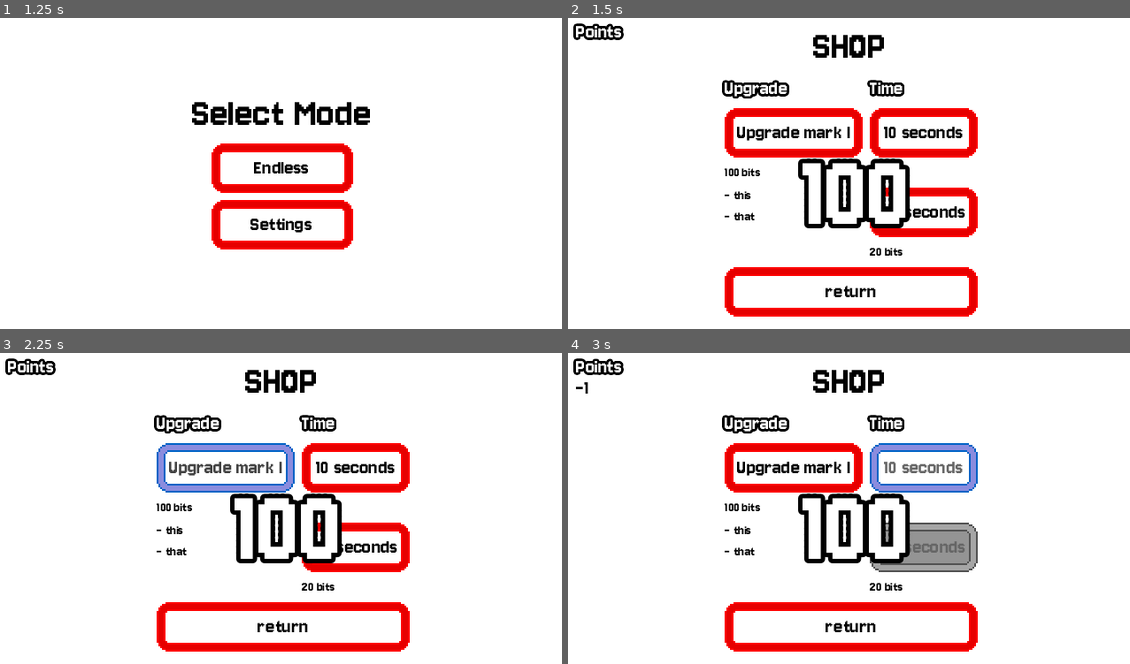
Above: before the commit, frames 1-4 (two rows, left to right).
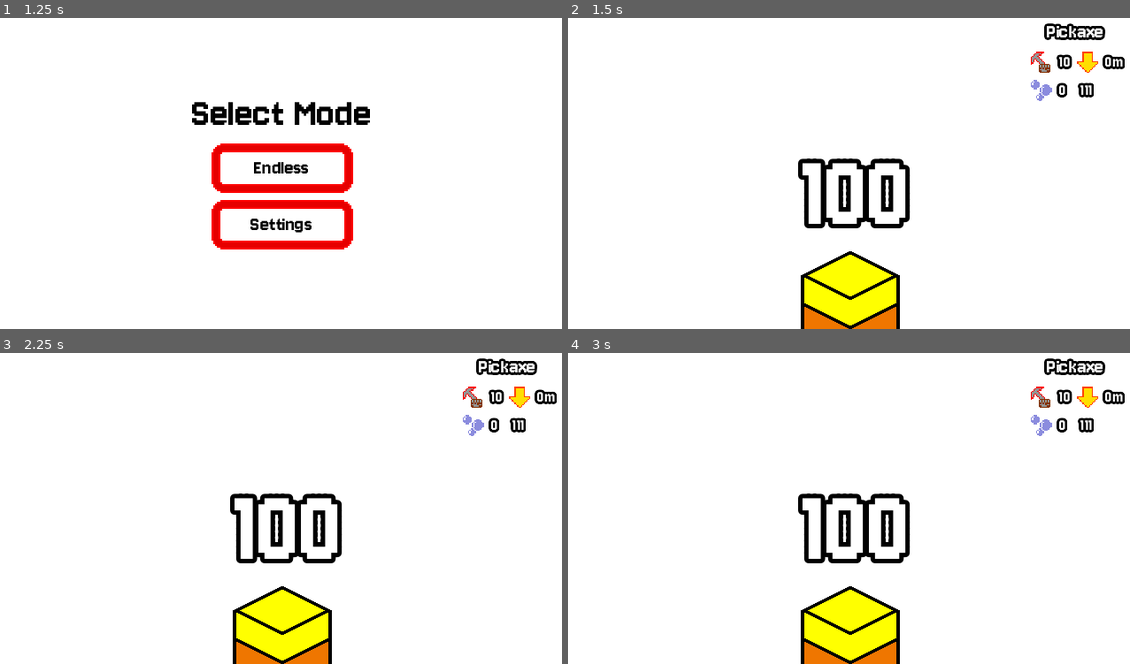
Above: after the commit, the same moments.

Repository: tfcb93/block-in-bits
Game: Godot game, scene res://Scenes/game.tscn
Two runs of this game, one before a commit and one after it. Both use one fixed random seed, a clock stepped at 60 frames per second and the inputs below.
Inputs (mouse positions are in pixels of both pictures, inside the frame that each line leads up to):
- Up to frame 1 (1.25 s): tap Enter (start) at 0.5 s; hold Right (right) from 0.53 s (still down); hold Z (action) from 0.53 s (still down)
- Up to frame 2 (1.5 s): release Right (right) at 1.25 s; release Z (action) at 1.25 s; click "Endless" at 1.25 s
- Up to frame 3 (2.25 s): click (224, 468) at 2 s, where only the run before the commit has a clickable "Upgrade mark I"
- Up to frame 4 (3 s): click (922, 468) at 2.75 s, where only the run before the commit has a clickable "10 seconds"

Frame 1 is identical in both runs. In frame 2, 14% of the frame differs, in the area x 0-100%, y 1-100%; in frame 3, 14%; in frame 4, 15%.

Commit message:
Implements upgrades from the shop

Diff:
--- a/Resources/tools/drill.tres
+++ b/Resources/tools/drill.tres
@@ -5,6 +5,6 @@
 [resource]
 script = ExtResource("1_xm8cm")
 name = "Drill"
-link_name = 1
+link_name = 2
 resistance = 100
 point_multiplier = 0
--- a/Resources/tools/hammer.tres
+++ b/Resources/tools/hammer.tres
@@ -5,5 +5,6 @@
 [resource]
 script = ExtResource("1_tolj3")
 name = "Hammer"
+link_name = 1
 resistance = 20
 point_multiplier = 2
--- a/Resources/tools/pickaxe.tres
+++ b/Resources/tools/pickaxe.tres
@@ -5,6 +5,6 @@
 [resource]
 script = ExtResource("1_46qu7")
 name = "Pickaxe"
-link_name = 2
+link_name = 0
 resistance = 10
 point_multiplier = 0
--- /dev/null
+++ b/Resources/upgrades/test_1.tres
@@ -0,0 +1,14 @@
+[gd_resource type="Resource" script_class="Upgrade" load_steps=2 format=3 uid="uid://doxuejssivyjl"]
+
+[ext_resource type="Script" path="res://Scripts/upgrade.gd" id="1_hceff"]
+
+[resource]
+script = ExtResource("1_hceff")
+id = 0
+name = "TEST 1"
+price = 10
+effects = {
+0: [10, 10],
+1: [100, 100],
+2: [100, 10]
+}
--- a/Scenes/shop.tscn
+++ b/Scenes/shop.tscn
@@ -64,7 +64,7 @@
 text = "100 bits"
 label_settings = ExtResource("4_gla7c")
 
-[node name="intf_upgrade_description2" type="Label" parent="interface/VBoxContainer/selling/upgrades/list"]
+[node name="intf_upgrade_description" type="Label" parent="interface/VBoxContainer/selling/upgrades/list"]
 unique_name_in_owner = true
 layout_mode = 2
 text = "- this
--- a/Scripts/events.gd
+++ b/Scripts/events.gd
@@ -25,3 +25,4 @@
 signal close_shop();
 signal inform_shop_player_points(player_points: int);
 signal discount_points(discounted_points: int);
+signal upgrade_tools(upgrde: Upgrade);
--- a/Scripts/game.gd
+++ b/Scripts/game.gd
@@ -11,7 +11,7 @@
 	Events.connect("start_game", _on_start_game);
 	Events.connect("exit_level", _on_exit_level);
 
-	load_blocks_into_memory();
+	load_into_memory();
 
 func _unhandled_input(event: InputEvent) -> void:
 	if (event.is_action_pressed("action")):
@@ -71,6 +71,10 @@
 	generated_level.queue_free();
 	Events.emit_signal("open_select_mode");
 
+func load_into_memory() -> void:
+	load_blocks_into_memory();
+	load_upgrades_into_memory();
+
 func load_blocks_into_memory() -> void:
 	var block_files := DirAccess.open("res://Resources/blocks").get_files();
 	for file in block_files:
@@ -78,3 +82,11 @@
 		if (not Globals.blocks.get(new_block.min_depth_appearance)):
 			Globals.blocks[new_block.min_depth_appearance] = [];
 		Globals.blocks[new_block.min_depth_appearance].push_back(new_block);
+
+func load_upgrades_into_memory() -> void:
+	var upgrade_files := DirAccess.open("res://Resources/upgrades").get_files();
+	for file in upgrade_files:
+		var upgrade := load("res://Resources/upgrades/" + file);
+		Globals.upgrades.push_back(upgrade);
+		#sort by indes
+		Globals.upgrades.sort_custom(func(a: Upgrade, b: Upgrade): return a.id < b.id);
--- a/Scripts/globals.gd
+++ b/Scripts/globals.gd
@@ -2,14 +2,16 @@
 
 const endless_initial_milestone := 100;
 const endelss_milestone_multiply_factor := 2;
+# Looks like I can't index the enum to stings
+const available_tools_names := {AVAILABLE_TOOLS.PICKAXE: "Pickaxe", AVAILABLE_TOOLS.HAMMER: "Hammer", AVAILABLE_TOOLS.DRILL: "Drill"};
 
 # game states
 enum GAME_STATES {START_SCREEN, SELECTION, IN_GAME, IN_SHOP, PAUSED, EXIT};
 var game_state := GAME_STATES.START_SCREEN;
 
 # tools
-enum AVAILABLE_TOOLS {PICKAXE, HAMMER, DRILL};
-
+enum AVAILABLE_TOOLS {PICKAXE = 0, HAMMER, DRILL};
+var upgrades = [];
 # blocks
 var blocks := {};
 
--- a/Scripts/player.gd
+++ b/Scripts/player.gd
@@ -17,6 +17,7 @@
 
 	Events.connect("open_shop", _on_open_shop);
 	Events.connect("discount_points", _on_discount_points);
+	Events.connect("upgrade_tools", _on_upgrade_tools);
 
 	load_player_tools();
 	assert(len(player_tools) > 0, "You need to insert tools for the player!");
@@ -28,6 +29,7 @@
 	var tools_files := DirAccess.open("res://Resources/tools").get_files();
 	for file in tools_files:
 		player_tools.push_back(load("res://Resources/tools/" + file));
+	player_tools.sort_custom(func(a: Tool, b: Tool): return a.link_name < b.link_name);
 
 func get_actual_player_tool() -> Tool:
 	return player_tools[selected_tool_index];
@@ -75,3 +77,9 @@
 func _on_discount_points(discounted_points: int) -> void:
 	points -= discounted_points;
 	Events.emit_signal("inform_shop_player_points", points);
+
+func _on_upgrade_tools(upgrade: Upgrade) -> void:
+	for t in player_tools:
+		t.resistance += upgrade.effects[t.link_name][0];
+		t.point_multiplier += upgrade.effects[t.link_name][1];
+	_on_discount_points(upgrade.price);
--- a/Scripts/shop.gd
+++ b/Scripts/shop.gd
@@ -1,14 +1,35 @@
 extends Node2D;
 
-var prices := {"upgrade": 100, "time_10": 1, "time_20": 2000};
+var prices := {"time_10": 1, "time_20": 2000};
+var actual_upgrade_index = 1;
+var actual_upgrade_price = 0;
 
 func _ready() -> void:
-	# %interface.visible = false;
+	%interface.visible = false;
 
 	Events.connect("open_shop", _on_open_shop);
 	Events.connect("close_shop", _on_close_shop);
 	Events.connect("inform_shop_player_points", _on_inform_shop_player_points);
 
+	update_upgrade_button();
+
+func update_upgrade_button() -> void:
+	if (actual_upgrade_index > len(Globals.upgrades) - 1):
+		# there are no more upgrades
+		actual_upgrade_price = -1; # keep button disabled
+		%btn_upgrade.disabled = true
+		%btn_upgrade.text = "No more updates";
+		%price_upgrade.text = "No price to display";
+		%intf_upgrade_description.text = "That's it\nYou did it!"
+		return;
+	var actual_upgrade: Upgrade = Globals.upgrades[actual_upgrade_index];
+	actual_upgrade_price = actual_upgrade.price;
+	%btn_upgrade.text = actual_upgrade.name;
+	%price_upgrade.text = str(actual_upgrade.price) + " bits";
+	var description := "";
+	for effect_index in range(0, len(actual_upgrade.effects)):
+		description += Globals.available_tools_names[effect_index] + ": +" + str(actual_upgrade.effects[effect_index][0]) + " resistance & +" + str(actual_upgrade.effects[effect_index][1]) + " points multiplier\n"
+	%intf_upgrade_description.text = description
 
 
 func _on_open_shop() -> void:
@@ -24,10 +45,12 @@
 	%intf_player_points.text = str(player_points);
 	%btn_time_10.disabled = true if (prices["time_10"] > player_points) else false;
 	%btn_time_20.disabled = true if (prices["time_20"] > player_points) else false;
-
+	%btn_upgrade.disabled = true if (actual_upgrade_price > player_points and actual_upgrade_index != -1) else false;
 
 func _on_btn_upgrade_pressed() -> void:
-	pass # Replace with function body.
+	Events.emit_signal("upgrade_tools", Globals.upgrades[actual_upgrade_index]);
+	actual_upgrade_index += 1;
+	update_upgrade_button();
 
 
 func _on_btn_time_10_pressed() -> void:
